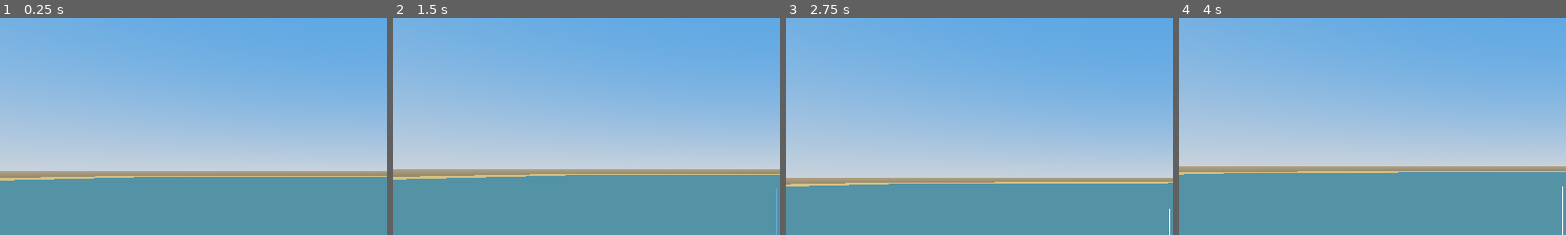
Above: before the commit, frames 1-4 (left to right).
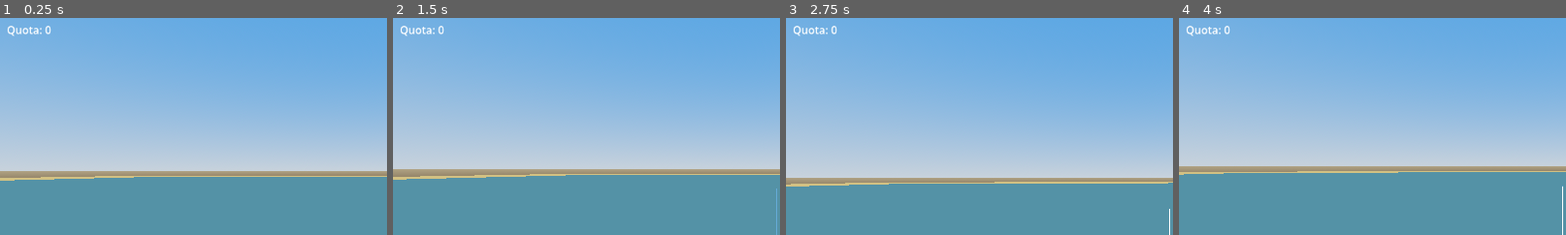
Above: after the commit, the same moments.

Repository: ImDarkly/loki
Game: Godot game, scene res://scenes/main.tscn
The game is run twice, just before and just after one commit, with the same random seed, the same clock (stepped at 60 frames per second) and the same inputs.
Inputs (mouse positions are % of the whole screen's width and height, from its top left):
- Up to frame 1 (0.25 s): no input
- Up to frame 2 (1.5 s): tap Enter at 0.5 s; move the mouse to (55, 50) at 0.52 s; press the mouse at (55, 50) at 0.53 s; tap Space at 0.77, 1.25 s; move the mouse to (45, 50) at 1.27 s; release the mouse at (45, 50) at 1.28 s; click (45, 50) at 1.35 s
- Up to frame 3 (2.75 s): tap Space at 1.52 s; tap Enter at 2 s; move the mouse to (52, 48) at 2.02 s; press the mouse at (52, 48) at 2.03 s
- Up to frame 4 (4 s): tap Space at 2.75, 3.02, 3.77 s; move the mouse to (49, 52) at 2.77 s; release the mouse at (49, 52) at 2.78 s; click (49, 52) at 2.85 s; tap Enter at 3.5 s; move the mouse to (57, 51) at 3.52 s; press the mouse at (57, 51) at 3.53 s
The pictures show only the part of the screen within x 1-50%, y 2-51%; the shares and areas given below are measured in that part.

The runs differ from the first frame. In frame 1, 0.2% of the frame differs, in the area x 2-14%, y 3-9%; in frame 2, 0.2%; in frame 3, 0.2%; in frame 4, 0.2%.

Commit message:
Add reel success/failure detection with quota counter and BITE state
- Add SUCCESS and ESCAPE states to fishing FSM
- Add BITE state — player must click Space/Click to start reeling
- Add ReelTimer (10-20s randomized duration per fish)
- Bar position checked against green zone at timer expiration
- Quota counter increments on success, displayed on UI
- Add reel_success/reel_failure signals
- Install GUT test framework, add unit tests for success and failure
- Ignore addons/gut/ in gitignore

Diff:
--- a/project.godot
+++ b/project.godot
@@ -15,6 +15,10 @@
 config/features=PackedStringArray("4.6", "Mobile")
 config/icon="res://icon.svg"
 
+[editor_plugins]
+
+enabled=PackedStringArray("res://addons/gut/plugin.cfg")
+
 [physics]
 
 3d/physics_engine="Jolt Physics"
--- a/systems/fishing/fishing_mechanic.gd
+++ b/systems/fishing/fishing_mechanic.gd
@@ -1,8 +1,10 @@
 extends Node3D
 
-enum State { IDLE, WAITING, REELING }
+enum State { IDLE, WAITING, BITE, REELING, SUCCESS, ESCAPE }
 
 signal bite_occurred(fish_position: Vector3)
+signal reel_success(quota: int)
+signal reel_failure()
 
 @export var min_cast_distance: float = 5.0
 @export var max_cast_distance: float = 15.0
@@ -15,6 +17,9 @@
 @export var zone_move_interval: float = 0.1
 @export var zone_move_amount: float = 15.0
 
+@export var min_reel_duration: float = 10.0
+@export var max_reel_duration: float = 20.0
+
 var current_state: State = State.IDLE
 var is_line_cast: bool = false
 var visual_line_node: MeshInstance3D = null
@@ -26,13 +31,18 @@
 var green_zone_target: float = 50.0
 var green_zone_lerp_speed: float = 4.0
 
+var quota: int = 0
+var reel_duration: float = 0.0
+
 @onready var bite_timer: Timer = $BiteTimer
 @onready var bite_audio: AudioStreamPlayer = $BiteAudio
 @onready var green_zone_timer: Timer = $GreenZoneTimer
+@onready var reel_timer: Timer = $ReelTimer
 @onready var reel_meter: Control = $CanvasLayer/ReelMeter
 @onready var meter_bg: ColorRect = $CanvasLayer/ReelMeter/MeterBg
 @onready var green_zone_rect: ColorRect = $CanvasLayer/ReelMeter/GreenZone
 @onready var player_bar_rect: ColorRect = $CanvasLayer/ReelMeter/PlayerBar
+@onready var quota_label: Label = $CanvasLayer/QuotaLabel
 
 var original_line_vertices: PackedVector3Array = []
 var twitch_directions: PackedVector3Array = []
@@ -42,7 +52,7 @@
 
 
 func is_reeling() -> bool:
-	return current_state == State.REELING
+	return current_state in [State.BITE, State.REELING]
 
 
 func _ready() -> void:
@@ -53,6 +63,11 @@
 	green_zone_timer.wait_time = zone_move_interval
 	green_zone_timer.one_shot = false
 	green_zone_timer.timeout.connect(_on_green_zone_timer_timeout)
+
+	reel_timer.one_shot = true
+	reel_timer.timeout.connect(_on_reel_timer_timeout)
+
+	quota_label.text = "Quota: 0"
 
 	if not InputMap.has_action("reel"):
 		InputMap.add_action("reel")
@@ -67,6 +82,11 @@
 
 
 func _process(delta: float) -> void:
+	if current_state == State.BITE:
+		if Input.is_action_just_pressed("reel"):
+			_enter_reeling()
+		return
+
 	if current_state != State.REELING:
 		return
 
@@ -111,16 +131,45 @@
 	player_bar_position = 50.0
 	green_zone_position = 50.0
 	green_zone_timer.start()
+	reel_duration = randf_range(min_reel_duration, max_reel_duration)
+	reel_timer.start(reel_duration)
 	reel_meter.visible = true
 
 
 func _exit_reeling() -> void:
 	green_zone_timer.stop()
+	reel_timer.stop()
 	reel_meter.visible = false
 
 
+func _is_bar_in_zone() -> bool:
+	var meter_height: float = reel_meter.size.y
+	if meter_height <= 0:
+		return false
+	var bar_y: float = (meter_height - 16.0) * (player_bar_position / 100.0)
+	var bar_center: float = bar_y + 8.0
+	var zone_y: float = meter_height * (green_zone_position / 100.0)
+	var zone_bottom: float = zone_y + meter_height * (green_zone_width / 100.0)
+	return bar_center >= zone_y and bar_center <= zone_bottom
+
+
+func _on_reel_timer_timeout() -> void:
+	if current_state != State.REELING:
+		return
+	if _is_bar_in_zone():
+		current_state = State.SUCCESS
+		quota += 1
+		quota_label.text = "Quota: %d" % quota
+		reel_success.emit(quota)
+	else:
+		current_state = State.ESCAPE
+		reel_failure.emit()
+	_exit_reeling()
+	print("Reel ended. State: %s, Quota: %d" % ["SUCCESS" if current_state == State.SUCCESS else "ESCAPE", quota])
+
+
 func cast(from_position: Vector3, forward_direction: Vector3) -> void:
-	if current_state == State.REELING:
+	if current_state in [State.BITE, State.REELING, State.SUCCESS, State.ESCAPE]:
 		_exit_reeling()
 	cleanup_fish()
 
@@ -139,11 +188,11 @@
 
 
 func _on_bite_timer_timeout() -> void:
-	_enter_reeling()
+	current_state = State.BITE
 	_play_bite_feedback()
 	spawn_fish_placeholder(cast_target_position)
 	bite_occurred.emit(cast_target_position)
-	print("Bite! Fish spawned at %s" % cast_target_position)
+	print("Bite! Click/Space to start reeling")
 
 
 func spawn_fish_placeholder(position: Vector3) -> void:
--- a/systems/fishing/fishing_mechanic.tscn
+++ b/systems/fishing/fishing_mechanic.tscn
@@ -13,8 +13,24 @@
 [node name="GreenZoneTimer" type="Timer" parent="."]
 wait_time = 0.1
 
+[node name="ReelTimer" type="Timer" parent="."]
+one_shot = true
+
 [node name="CanvasLayer" type="CanvasLayer" parent="."]
 layer = 128
+
+[node name="QuotaLabel" type="Label" parent="CanvasLayer"]
+anchors_preset = 0
+anchor_left = 0.0
+anchor_right = 0.5
+anchor_top = 0.0
+anchor_bottom = 0.5
+offset_left = 16.0
+offset_top = 16.0
+theme_overrides = {
+"font_sizes/font_size": 32
+}
+text = "Quota: 0"
 
 [node name="ReelMeter" type="Control" parent="CanvasLayer"]
 anchors_preset = 0
--- /dev/null
+++ b/tests/unit/test_fishing_mechanic.gd
@@ -0,0 +1,34 @@
+extends GutTest
+
+var mechanic: Node3D
+
+
+func before_each() -> void:
+	var scene = load("res://systems/fishing/fishing_mechanic.tscn")
+	mechanic = autofree(scene.instantiate())
+	add_child(mechanic)
+	await get_tree().process_frame
+
+
+func test_reel_success_when_bar_in_zone() -> void:
+	mechanic._enter_reeling()
+	mechanic.reel_timer.stop()
+	mechanic.reel_meter.size = Vector2(40, 300)
+	mechanic.player_bar_position = 40.0
+	mechanic.green_zone_position = 30.0
+	mechanic.quota = 0
+	mechanic._on_reel_timer_timeout()
+	assert_eq(mechanic.quota, 1)
+	assert_eq(mechanic.current_state, 4, "Should be SUCCESS (4)")
+
+
+func test_reel_failure_when_bar_outside_zone() -> void:
+	mechanic._enter_reeling()
+	mechanic.reel_timer.stop()
+	mechanic.reel_meter.size = Vector2(40, 300)
+	mechanic.player_bar_position = 90.0
+	mechanic.green_zone_position = 30.0
+	mechanic.quota = 0
+	mechanic._on_reel_timer_timeout()
+	assert_eq(mechanic.quota, 0)
+	assert_eq(mechanic.current_state, 5, "Should be ESCAPE (5)")
Not shown, added: tests/unit/test_fishing_mechanic.gd.uid
Not shown, changed: .gitignore
